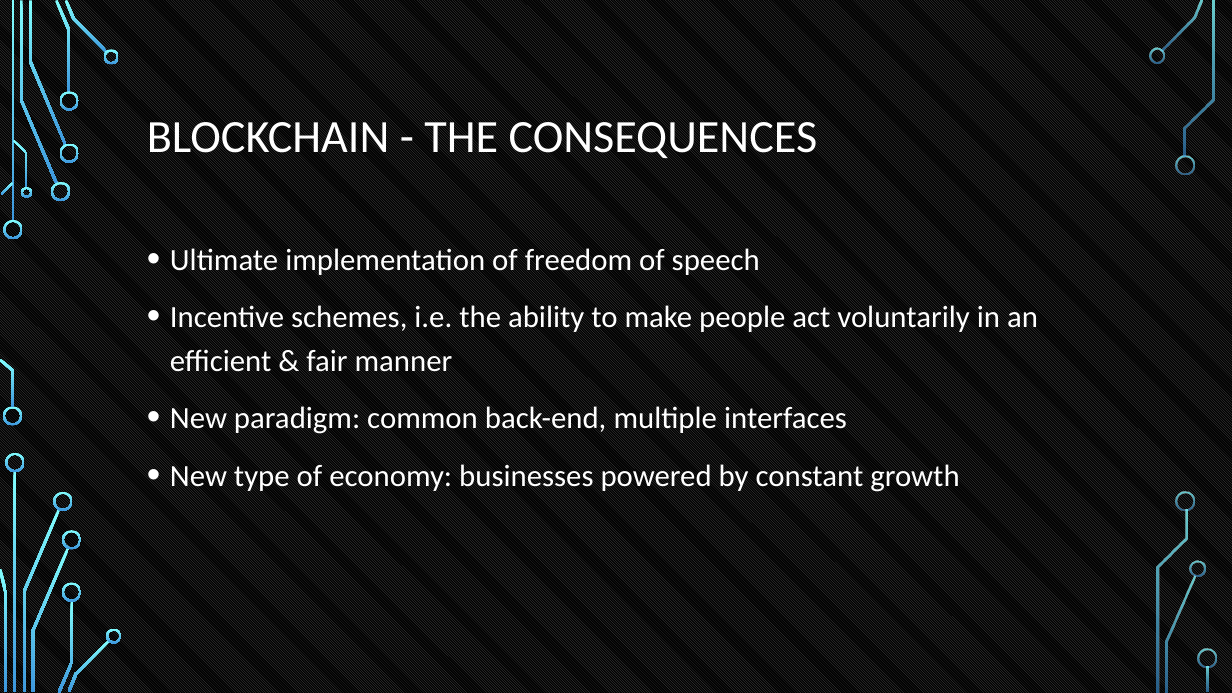
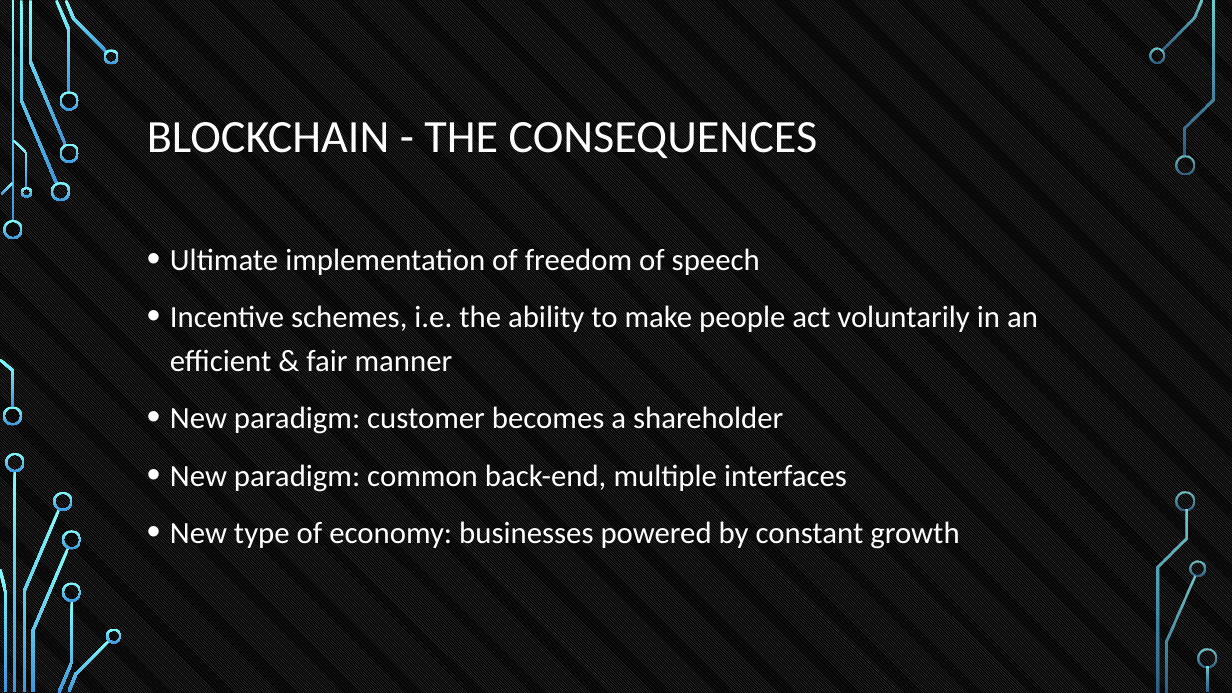
Before and after one commit to tokenika/tokenika.github.io, a slide deck: slide 6 of BrainEmbassy.pptx (slide 5 before the commit). Drawn at 1232x693 pixels with LibreOffice and Linux fonts; fonts in the diff are those of the drawing; background and template pictures are left out. Boxes give left, top, right and bottom in pixels: in the first picture for what was removed or moved away, otherwise in the second. Text is boxed around its words. In the diff, an @@ line names an element or a change of style, - is before the commit and + after.

```diff
--- a/BrainEmbassy.pptx
+++ b/BrainEmbassy.pptx
@@ text at (x1=170, y1=406, x2=783, y2=434): paragraph added @@
+• New paradigm: customer becomes a shareholder
```
Also in this commit, not shown: 1 other slide changed, 1 slide added.
